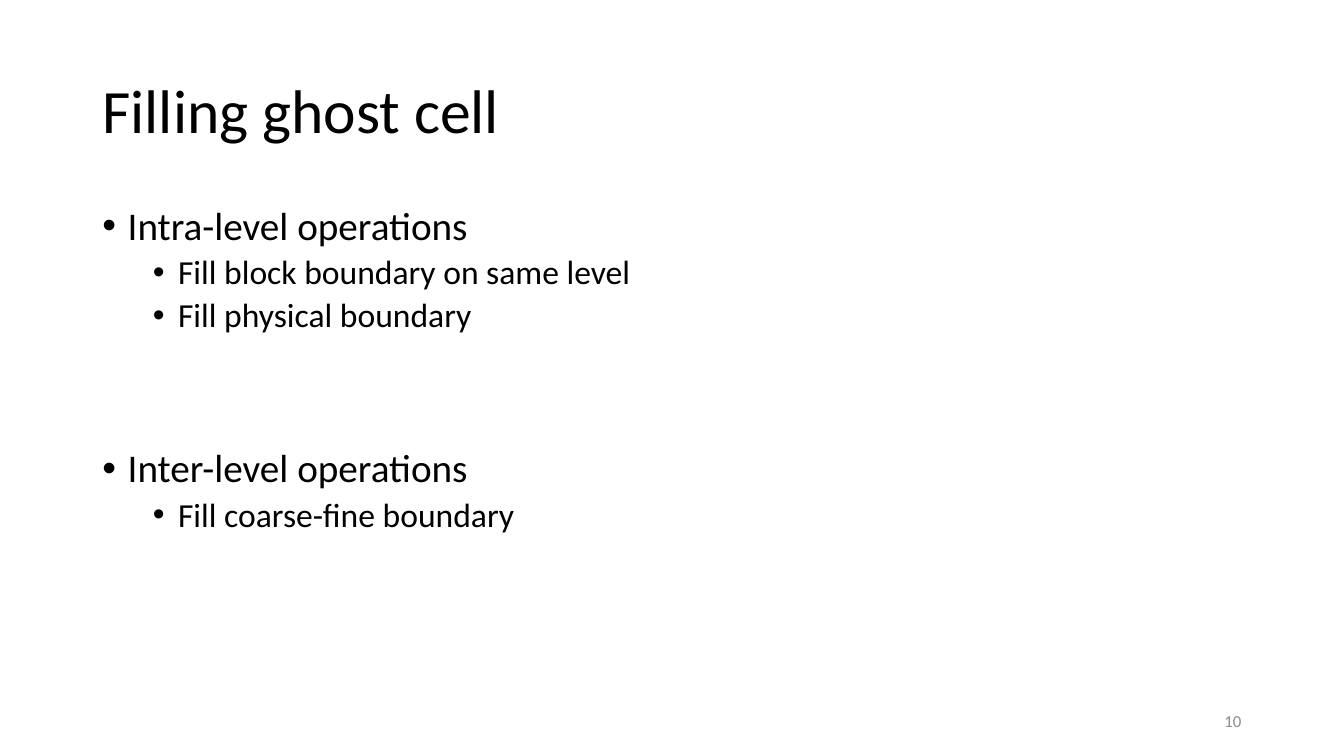
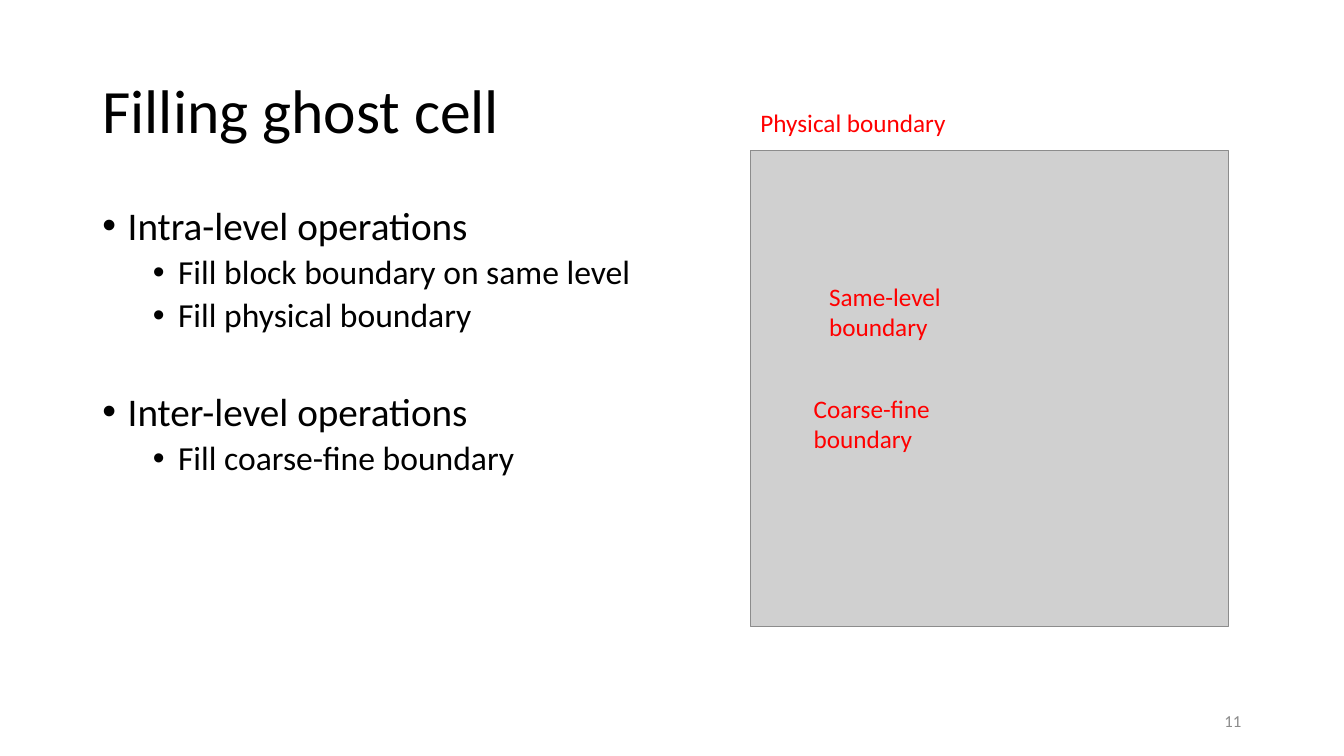
Before and after one commit to haloless/SayakaAmr, a slide deck: slide 11 of doc/note_sayaka.pptx (slide 10 before the commit). Drawn at 1344x756 pixels with LibreOffice and Linux fonts; fonts in the diff are those of the drawing; grey boxes stand for pictures. Boxes give left, top, right and bottom in pixels: in the first picture for what was removed or moved away, otherwise in the second. Text is boxed around its words. In the diff, an @@ line names an element or a change of style, - is before the commit and + after.

```diff
--- a/doc/note_sayaka.pptx
+++ b/doc/note_sayaka.pptx
@@ text added at <box>760,114,946,136</box>, 18 pt, text #FF0000 @@
+Physical boundary
@@ picture added at <box>751,150,1229,626</box> @@
@@ text "Intra-level operations" rewrapped from <box>128,212,631,533</box> to <box>128,212,631,476</box> @@
@@ text added at <box>829,288,941,340</box>, 18 pt, text #FF0000 @@
+Same-level boundary
@@ text added at <box>814,400,930,452</box>, 18 pt, text #FF0000 @@
+Coarse-fine boundary
@@ page number at <box>1224,716,1241,727</box>: text changed @@
-10
+11
```
Also in this commit, not shown: 7 other slides changed, 2 slides added.
